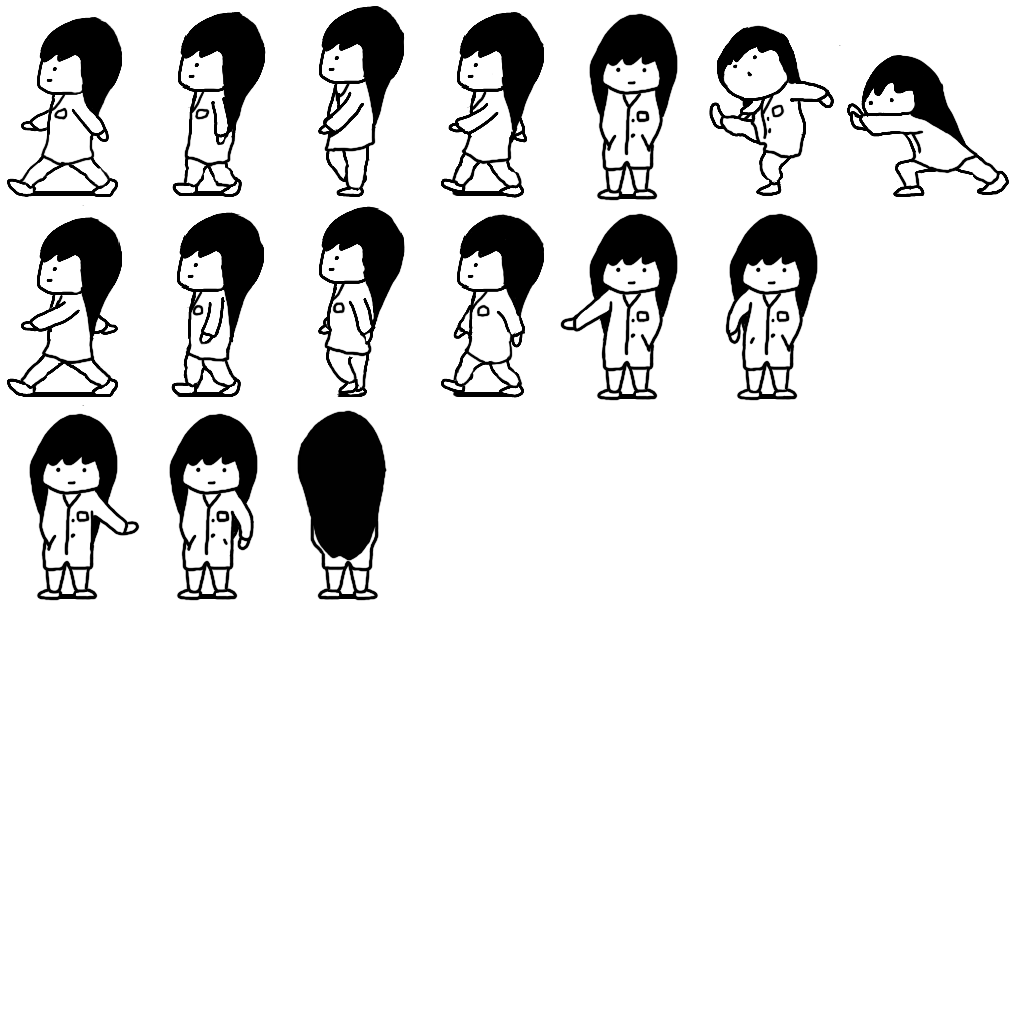
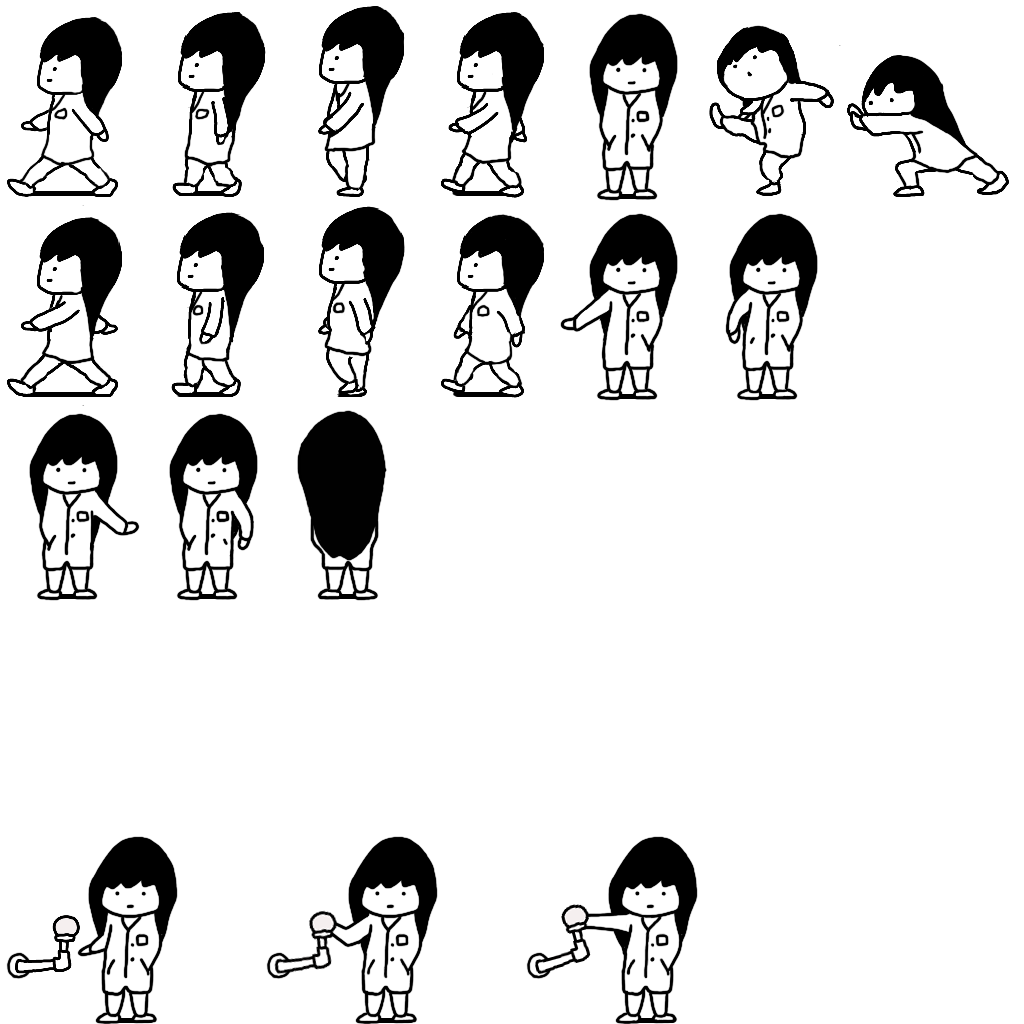
Layers edited between the first and the second 1024x1024 image:
added group "スイッチ過去" (1st of 2) with 26 layers above "立ち絵過去" over (6, 836, 698, 1024)
added group "2" (3rd of 5, in "スイッチ過去") with 6 layers in group "スイッチ過去" over (526, 836, 698, 1024)
added layer "レイヤー 1" (1st of 3, in "スイッチ過去" › "2") in group "2" over (534, 904, 591, 975)
added group "2" (4th of 5, in "スイッチ過去" › "2") with 2 layers in group "2" over (579, 836, 698, 1024)
added layer "レイヤー 126" (1st of 6, in "スイッチ過去" › "2" › "2") in group "2" over (579, 836, 698, 1024)
added layer "レイヤー 126" (2nd of 6, in "スイッチ過去" › "2" › "2") in group "2" over (579, 836, 698, 1024)
added layer "レイヤー 129" (2nd of 4, in "スイッチ過去" › "2") in group "2" over (526, 952, 552, 980)
added group "1" (3rd of 5, in "スイッチ過去") with 6 layers in group "スイッチ過去" over (266, 836, 438, 1024)
added layer "レイヤー 1" (2nd of 3, in "スイッチ過去" › "1") in group "1" over (274, 910, 338, 975)
added group "1" (4th of 5, in "スイッチ過去" › "1") with 2 layers in group "1" over (324, 836, 438, 1024)
added layer "レイヤー 126" (3rd of 6, in "スイッチ過去" › "1" › "1") in group "1" over (324, 836, 438, 1024)
added layer "レイヤー 126" (4th of 6, in "スイッチ過去" › "1" › "1") in group "1" over (324, 836, 438, 1024)
added layer "レイヤー 129" (3rd of 4, in "スイッチ過去" › "1") in group "1" over (266, 952, 292, 980)
added group "0" (1st of 2, in "スイッチ過去") with 6 layers in group "スイッチ過去" over (6, 836, 178, 1024)
added layer "レイヤー 1" (3rd of 3, in "スイッチ過去" › "0") in group "0" over (15, 915, 80, 974)
added group "0" (2nd of 2, in "スイッチ過去" › "0") with 2 layers in group "0" over (77, 836, 178, 1024)
added layer "レイヤー 126" (5th of 6, in "スイッチ過去" › "0" › "0") in group "0" over (77, 836, 178, 1024)
added layer "レイヤー 126" (6th of 6, in "スイッチ過去" › "0" › "0") in group "0" over (77, 836, 178, 1024)
added group "影" (1st of 2, in "スイッチ過去") with 3 layers in group "スイッチ過去" over (105, 1018, 676, 1023)
…and 4 more changes (4 added)
